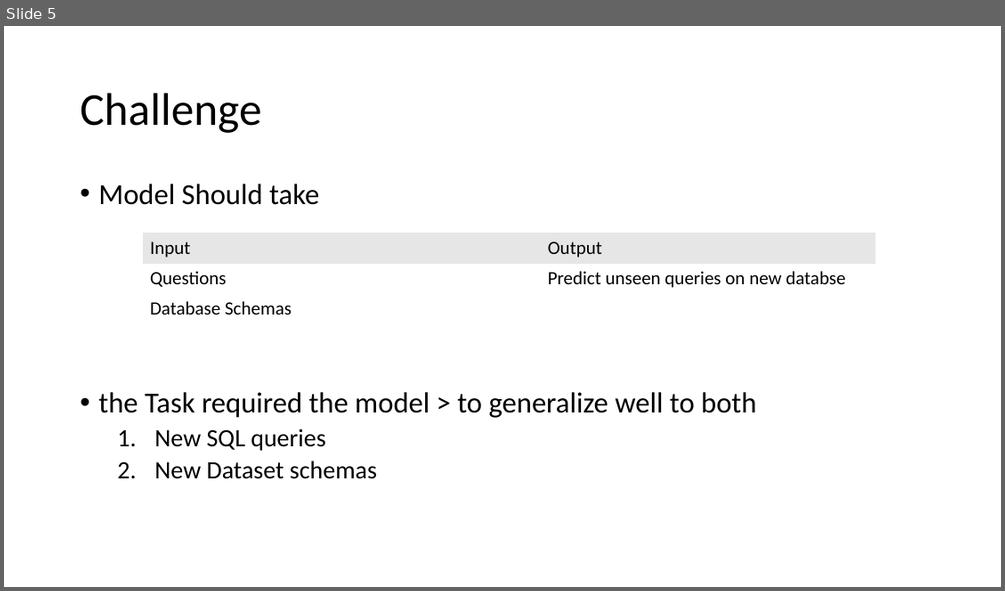
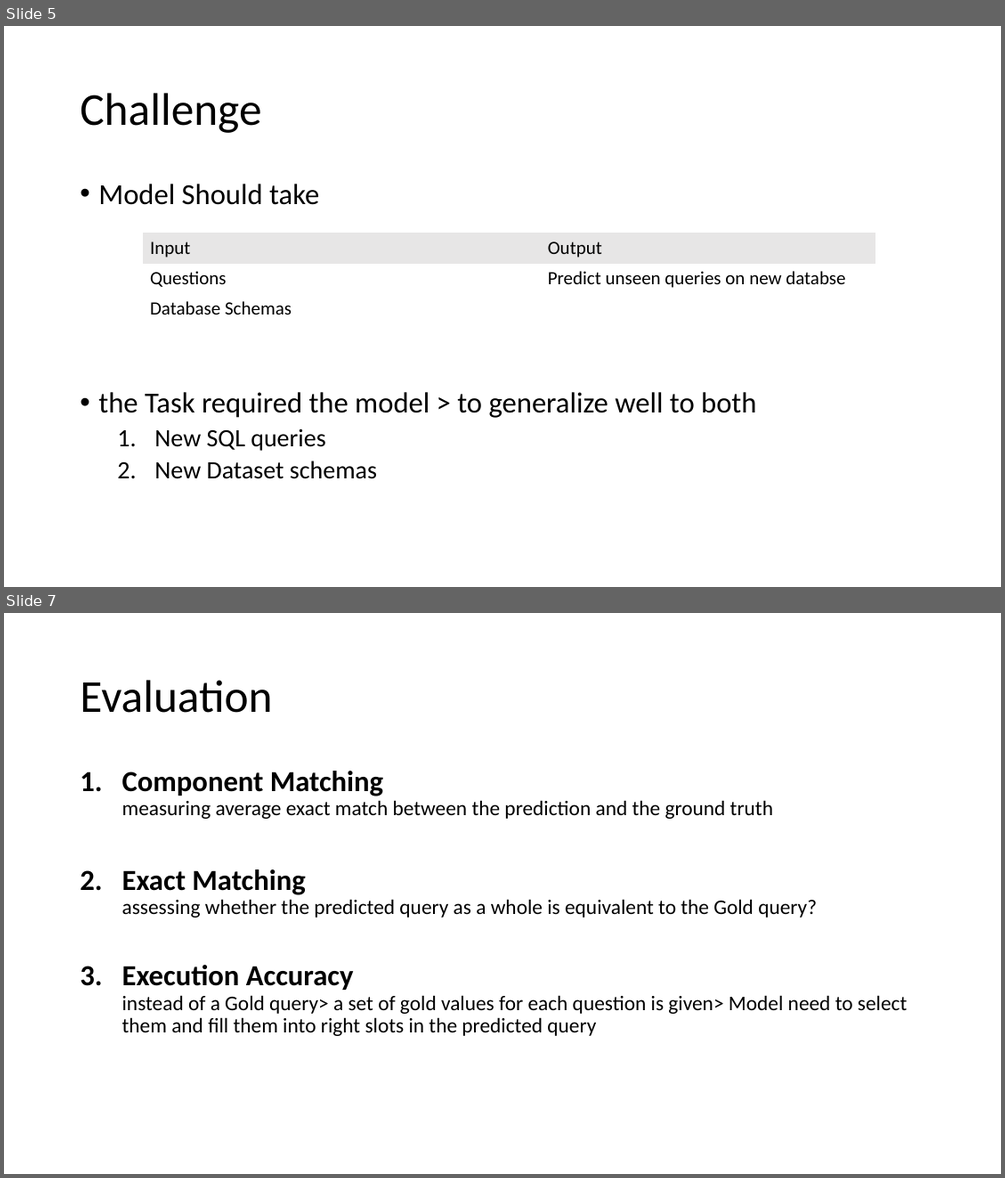
Before and after one commit to reza-sf9/ae_cae_bigdata_asgmt2, a slide deck: pptx_BIG_DATA_FINAL.pptx. Shown one above the other, each under a label of ours: slide 5 before the commit, slides 5 and 7 after it; the slides between them are not shown. The pictures are 1005x591 and 1005x1178 pixels, drawn with LibreOffice and Linux fonts; fonts in the diff are those of the drawing. Boxes give left, top, right and bottom in pixels: in the first picture for what was removed or moved away, otherwise in the second. Text is boxed around its words. In the diff, an @@ line names an element or a change of style, - is before the commit and + after.

```diff
--- a/pptx_BIG_DATA_FINAL.pptx
+++ b/pptx_BIG_DATA_FINAL.pptx
@@ slide 7 added at (x1=4, y1=613, x2=1001, y2=1174), background #FFFFFF @@
@@ title added at (x1=80, y1=680, x2=272, y2=713), 44 pt, text #000000 @@
+Evaluation
@@ text added at (x1=122, y1=771, x2=906, y2=1036), 20 pt, text #000000 @@
+1. Component Matching
+   measuring average exact match between the prediction and the ground truth
+2. Exact Matching
+   assessing whether the predicted query as a whole is equivalent to the Gold query?
+3. Execution Accuracy
+   instead of a Gold query> a set of gold values for each question is given> Model need to select them and fill them into right slots in the predicted query
```
Also in this commit, not shown: 2 slides changed, 1 slide removed.
